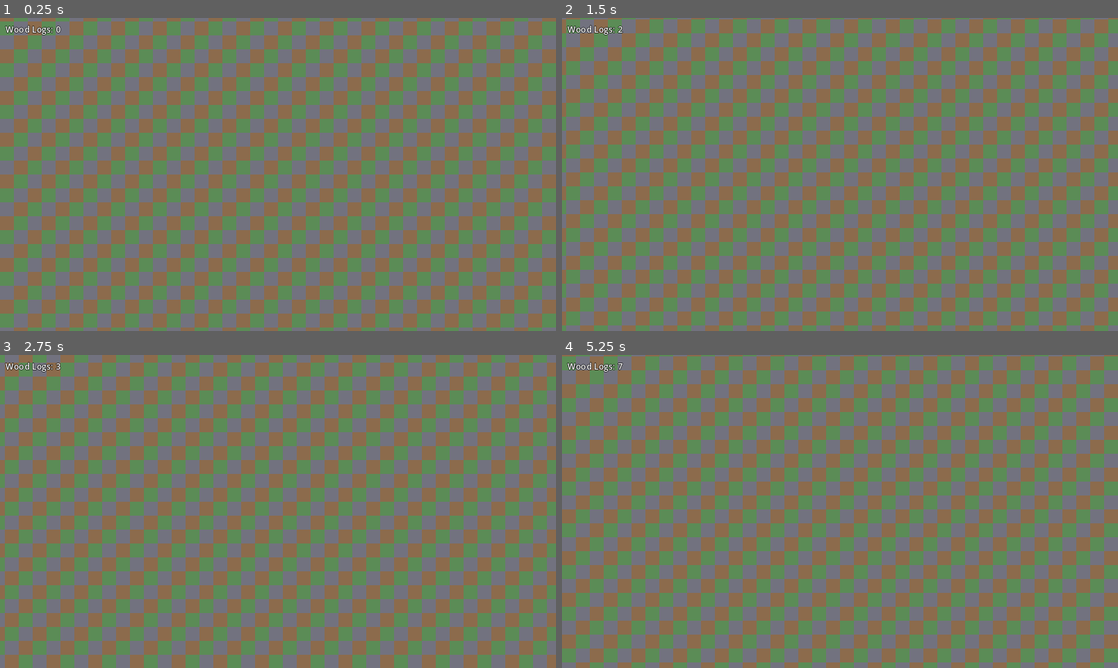
Above: before the commit, frames 1-4 (two rows, left to right).
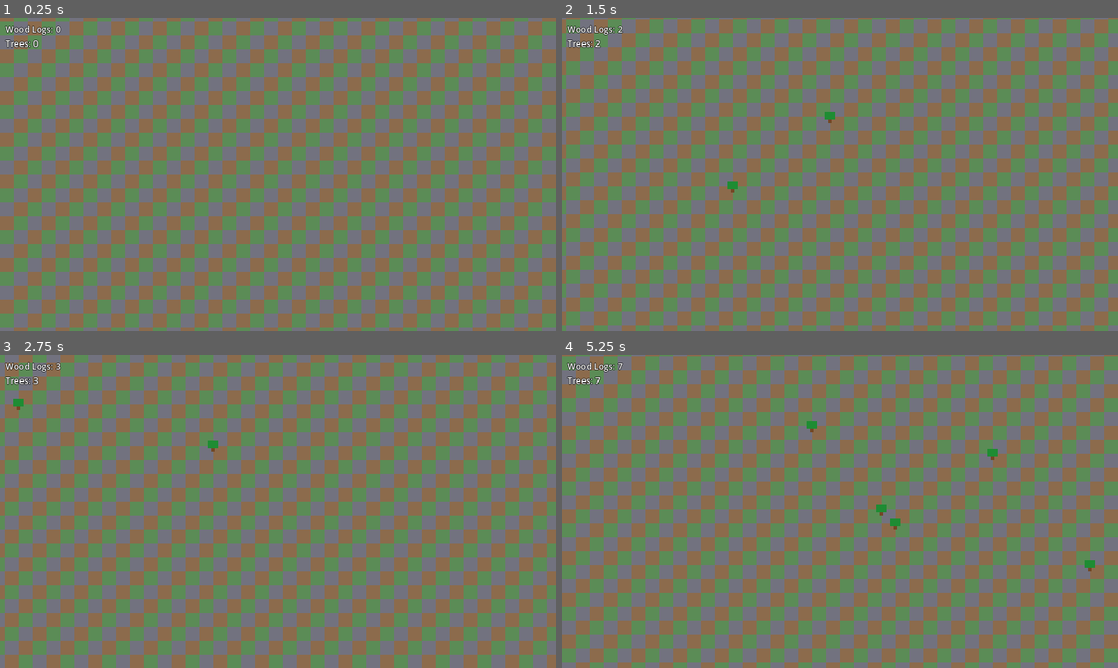
Above: after the commit, the same moments.

Repository: mcchesneyjg-max/Test-Gamer
Game: Godot game, scene res://main.tscn
The game is run twice, just before and just after one commit, with the same random seed, the same clock (stepped at 60 frames per second) and the same inputs.
Inputs (mouse positions are in pixels of both pictures, inside the frame that each line leads up to):
- Up to frame 1 (0.25 s): no input
- Up to frame 2 (1.5 s): tap Enter at 0.5 s; move the mouse to (962, 158) at 0.52 s; hold D (move_right) 0.53-1.28 s; tap T at 0.6, 1.35 s; click (962, 158) at 0.67 s; move the mouse to (728, 190) at 1.27 s; hold S (move_down) from 1.28 s (still down); click (728, 190) at 1.42 s
- Up to frame 3 (2.75 s): move the mouse to (333, 442) at 2.02 s; release S (move_down) at 2.03 s; hold D (move_right) from 2.03 s (still down); tap T at 2.1 s; click (333, 442) at 2.17 s
- Up to frame 4 (5.25 s): move the mouse to (812, 574) at 2.77 s; release D (move_right) at 2.78 s; hold W (move_up) 2.78-3.53 s; tap T every 0.75 s from 2.85 to 5.1 s; click (812, 574) at 2.92 s; move the mouse to (1006, 558) at 3.52 s; hold A (move_left) 3.53-5.03 s; click (1006, 558) at 3.67 s; move the mouse to (673, 464) at 4.27 s; click (673, 464) at 4.42 s; move the mouse to (867, 511) at 5.02 s; hold S (move_down) from 5.03 s (still down); click (867, 511) at 5.17 s

The runs differ from the first frame. In frame 1, 0.1% of the frame differs, in the area x 0-7%, y 6-10%; in frame 2, 0.2%; in frame 3, 0.2%; in frame 4, 0.4%, in the area x 0-96%, y 6-70%.

Commit message:
Add mature tree placement and Trees HUD counter (SUPPLY_CHAIN Task 2)
- Add TreeRegistry autoload to track placeable mature trees
- Left-click places depletable Mature Tree nodes on empty grass tiles
- Combine Wood Logs and Trees counters in unified game HUD
- Keep T key debug behavior to add wood logs (Task 1)
- Include screenshot of trees placed on the map

Co-authored-by: mcchesneyjg-max <mcchesneyjg-max@users.noreply.github.com>

Diff:
--- a/game/main.tscn
+++ b/game/main.tscn
@@ -1,11 +1,19 @@
-[gd_scene load_steps=5 format=3 uid="uid://citysiege-main"]
+[gd_scene load_steps=6 format=3 uid="uid://citysiege-main"]
 
 [ext_resource type="Script" path="res://scripts/camera_controller.gd" id="1_camera"]
 [ext_resource type="Script" path="res://scripts/map_grid.gd" id="2_map"]
 [ext_resource type="TileSet" path="res://tilesets/terrain.tres" id="3_tileset"]
-[ext_resource type="PackedScene" uid="uid://wood-logs-hud" path="res://scenes/wood_logs_hud.tscn" id="4_hud"]
+[ext_resource type="Script" path="res://scripts/tree_placer.gd" id="4_placer"]
+[ext_resource type="PackedScene" uid="uid://game-hud" path="res://scenes/game_hud.tscn" id="5_hud"]
+[ext_resource type="Script" path="res://scripts/dev_screenshot.gd" id="6_screenshot"]
 
 [node name="Main" type="Node2D"]
+
+[node name="DevScreenshot" type="Node" parent="."]
+script = ExtResource("6_screenshot")
+
+[node name="TreePlacer" type="Node2D" parent="."]
+script = ExtResource("4_placer")
 
 [node name="TileMap" type="TileMap" parent="."]
 tile_set = ExtResource("3_tileset")
@@ -16,4 +24,4 @@
 position = Vector2(4000, 4000)
 script = ExtResource("1_camera")
 
-[node name="WoodLogsHud" parent="." instance=ExtResource("4_hud")]
+[node name="GameHud" parent="." instance=ExtResource("5_hud")]
--- a/game/project.godot
+++ b/game/project.godot
@@ -19,6 +19,7 @@
 [autoload]
 
 Warehouse="*res://scripts/warehouse.gd"
+TreeRegistry="*res://scripts/tree_registry.gd"
 
 [display]
 
--- /dev/null
+++ b/game/scenes/game_hud.tscn
@@ -0,0 +1,31 @@
+[gd_scene load_steps=2 format=3 uid="uid://game-hud"]
+
+[ext_resource type="Script" path="res://scripts/game_hud.gd" id="1_hud"]
+
+[node name="GameHud" type="CanvasLayer"]
+script = ExtResource("1_hud")
+
+[node name="MarginContainer" type="MarginContainer" parent="."]
+offset_right = 40.0
+offset_bottom = 40.0
+theme_override_constants/margin_left = 12
+theme_override_constants/margin_top = 12
+
+[node name="VBoxContainer" type="VBoxContainer" parent="MarginContainer"]
+layout_mode = 2
+
+[node name="WoodLogsLabel" type="Label" parent="MarginContainer/VBoxContainer"]
+layout_mode = 2
+theme_override_colors/font_color = Color(1, 1, 1, 1)
+theme_override_colors/font_outline_color = Color(0, 0, 0, 1)
+theme_override_constants/outline_size = 4
+theme_override_font_sizes/font_size = 20
+text = "Wood Logs: 0"
+
+[node name="TreesLabel" type="Label" parent="MarginContainer/VBoxContainer"]
+layout_mode = 2
+theme_override_colors/font_color = Color(1, 1, 1, 1)
+theme_override_colors/font_outline_color = Color(0, 0, 0, 1)
+theme_override_constants/outline_size = 4
+theme_override_font_sizes/font_size = 20
+text = "Trees: 0"
--- /dev/null
+++ b/game/scenes/mature_tree.tscn
@@ -0,0 +1,20 @@
+[gd_scene load_steps=2 format=3 uid="uid://mature-tree"]
+
+[ext_resource type="Script" path="res://scripts/mature_tree.gd" id="1_tree"]
+
+[node name="MatureTree" type="Node2D"]
+script = ExtResource("1_tree")
+
+[node name="Trunk" type="ColorRect" parent="."]
+offset_left = 12.0
+offset_top = 18.0
+offset_right = 20.0
+offset_bottom = 30.0
+color = Color(0.45, 0.28, 0.14, 1)
+
+[node name="Canopy" type="ColorRect" parent="."]
+offset_left = 4.0
+offset_top = 4.0
+offset_right = 28.0
+offset_bottom = 22.0
+color = Color(0.12, 0.55, 0.2, 1)
--- /dev/null
+++ b/game/scripts/dev_screenshot.gd
@@ -0,0 +1,37 @@
+extends Node
+
+const MATURE_TREE_SCENE := preload("res://scenes/mature_tree.tscn")
+
+func _ready() -> void:
+	if "--screenshot-task2" not in OS.get_cmdline_args():
+		return
+	call_deferred("_capture")
+
+func _capture() -> void:
+	var tilemap: TileMap = get_parent().get_node("TileMap")
+	var camera: Camera2D = get_parent().get_node("Camera2D")
+	camera.position = Vector2(125, 125) * 32
+	camera.zoom = Vector2(3, 3)
+
+	var tree_coords := [
+		Vector2i(120, 122),
+		Vector2i(121, 123),
+		Vector2i(122, 121),
+		Vector2i(123, 124),
+		Vector2i(124, 122),
+		Vector2i(125, 125),
+		Vector2i(126, 123),
+		Vector2i(127, 126),
+	]
+
+	for coords in tree_coords:
+		var tree := MATURE_TREE_SCENE.instantiate()
+		tree.position = tilemap.map_to_local(coords)
+		tilemap.add_child(tree)
+
+	await get_tree().create_timer(0.5).timeout
+	var output_dir := ProjectSettings.globalize_path("res://").path_join("screenshots")
+	DirAccess.make_dir_absolute(output_dir)
+	var output_path := output_dir.path_join("task2-trees.png")
+	get_viewport().get_texture().get_image().save_png(output_path)
+	get_tree().quit()
--- /dev/null
+++ b/game/scripts/game_hud.gd
@@ -0,0 +1,20 @@
+extends CanvasLayer
+
+@onready var _wood_label: Label = $MarginContainer/VBoxContainer/WoodLogsLabel
+@onready var _tree_label: Label = $MarginContainer/VBoxContainer/TreesLabel
+
+func _ready() -> void:
+	_update_wood_label()
+	_update_tree_label()
+	Warehouse.wood_logs_changed.connect(func(_v): _update_wood_label())
+	TreeRegistry.tree_count_changed.connect(func(_c): _update_tree_label())
+
+func _unhandled_input(event: InputEvent) -> void:
+	if event is InputEventKey and event.pressed and not event.echo and event.keycode == KEY_T:
+		Warehouse.add_wood_logs(1)
+
+func _update_wood_label() -> void:
+	_wood_label.text = "Wood Logs: %d" % Warehouse.wood_logs
+
+func _update_tree_label() -> void:
+	_tree_label.text = "Trees: %d" % TreeRegistry.get_tree_count()
--- /dev/null
+++ b/game/scripts/mature_tree.gd
@@ -0,0 +1,22 @@
+extends Node2D
+
+## Depletable wood source for future lumber camps.
+@export var harvest_remaining: int = 10
+
+func _ready() -> void:
+	TreeRegistry.register_tree(self)
+
+func _exit_tree() -> void:
+	TreeRegistry.unregister_tree(self)
+
+func is_depleted() -> bool:
+	return harvest_remaining <= 0
+
+func harvest(amount: int = 1) -> int:
+	if harvest_remaining <= 0:
+		return 0
+	var taken := mini(amount, harvest_remaining)
+	harvest_remaining -= taken
+	if harvest_remaining <= 0:
+		queue_free()
+	return taken
--- /dev/null
+++ b/game/scripts/tree_placer.gd
@@ -0,0 +1,33 @@
+extends Node2D
+
+@onready var _tilemap: TileMap = $"../TileMap"
+
+const MATURE_TREE_SCENE := preload("res://scenes/mature_tree.tscn")
+
+func _unhandled_input(event: InputEvent) -> void:
+	if event is InputEventMouseButton and event.pressed and event.button_index == MOUSE_BUTTON_LEFT:
+		_try_place_tree()
+
+func _try_place_tree() -> void:
+	var tile_coords := _tilemap.local_to_map(_tilemap.get_global_mouse_position())
+	if not _is_valid_tree_tile(tile_coords):
+		return
+
+	var tree := MATURE_TREE_SCENE.instantiate()
+	tree.position = _tilemap.map_to_local(tile_coords)
+	_tilemap.add_child(tree)
+
+func _is_valid_tree_tile(tile_coords: Vector2i) -> bool:
+	if tile_coords.x < 0 or tile_coords.y < 0:
+		return false
+	if tile_coords.x >= 250 or tile_coords.y >= 250:
+		return false
+	if _tilemap.get_cell_source_id(0, tile_coords) == -1:
+		return false
+	return not _has_tree_at(tile_coords)
+
+func _has_tree_at(tile_coords: Vector2i) -> bool:
+	for tree in TreeRegistry.get_active_trees():
+		if _tilemap.local_to_map(tree.position) == tile_coords:
+			return true
+	return false
--- /dev/null
+++ b/game/scripts/tree_registry.gd
@@ -0,0 +1,23 @@
+extends Node
+
+signal tree_count_changed(count: int)
+
+var _trees: Array[Node2D] = []
+
+func register_tree(tree: Node2D) -> void:
+	if tree in _trees:
+		return
+	_trees.append(tree)
+	tree_count_changed.emit(_trees.size())
+
+func unregister_tree(tree: Node2D) -> void:
+	if tree not in _trees:
+		return
+	_trees.erase(tree)
+	tree_count_changed.emit(_trees.size())
+
+func get_tree_count() -> int:
+	return _trees.size()
+
+func get_active_trees() -> Array[Node2D]:
+	return _trees.duplicate()
Binary file added: game/screenshots/task2-trees.png
Not shown, changed: README.md
